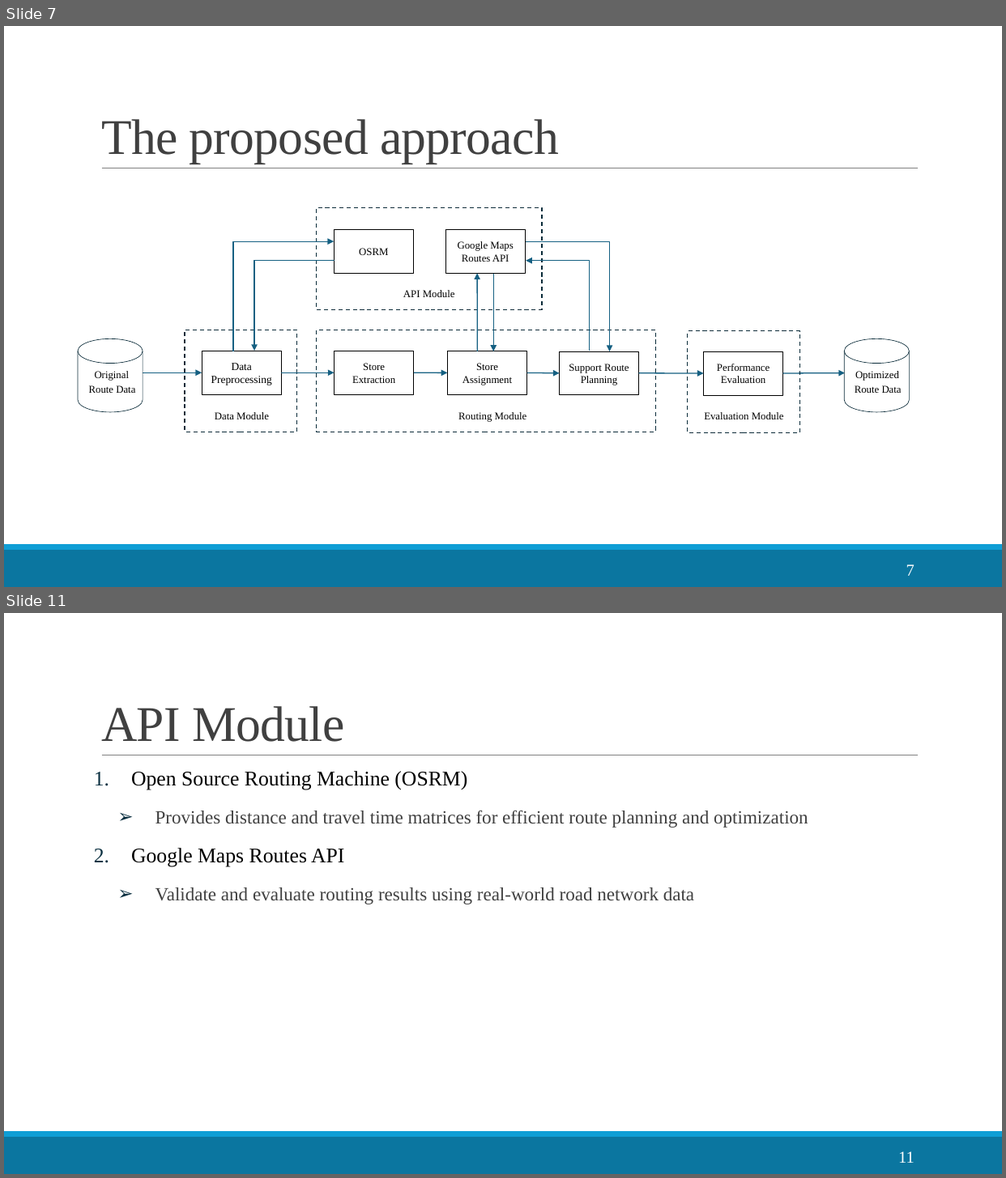
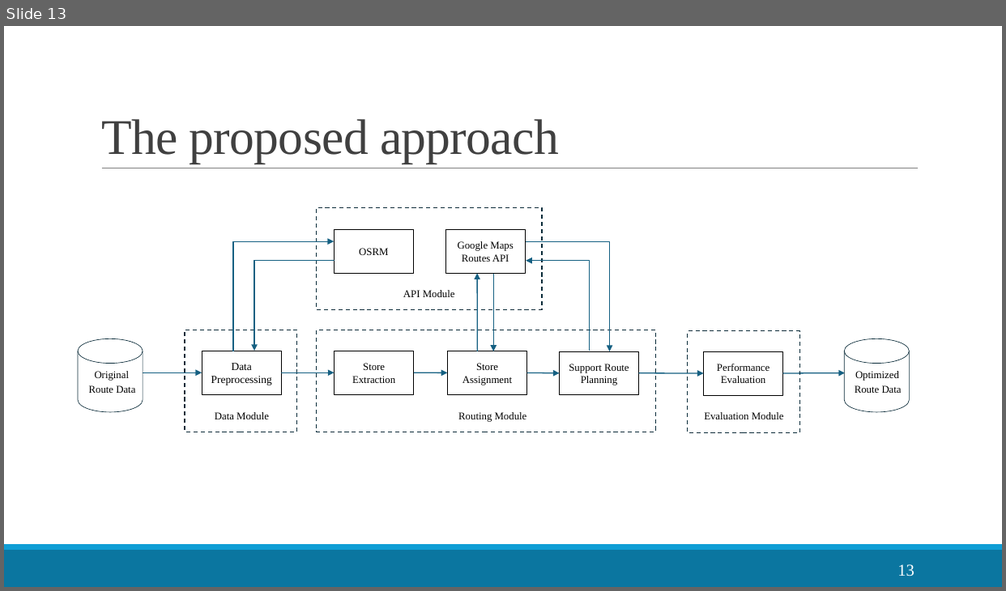
Before and after one commit to LloydGain/114_NTUT_Thesis, a slide deck: docs/thesis/114_楊宏傑_TCSE.pptx. Shown one above the other, each under a label of ours: slides 7 and 11 before the commit, slide 13 after it; the slides between them are not shown. The pictures are 1006x1178 and 1006x591 pixels, drawn with LibreOffice and Linux fonts; fonts in the diff are those of the drawing. Boxes give left, top, right and bottom in pixels: in the first picture for what was removed or moved away, otherwise in the second. Text is boxed around its words. In the diff, an @@ line names an element or a change of style, - is before the commit and + after.

```diff
--- a/docs/thesis/114_楊宏傑_TCSE.pptx
+++ b/docs/thesis/114_楊宏傑_TCSE.pptx
@@ slide 11 removed at [4,613,1002,1174], background #FFFFFF; not listed: 3 template elements that a slide beside it also shows @@
@@ title removed at [101,706,344,742] @@
-API Module
@@ text removed at [131,771,808,905] @@
-1. Open Source Routing Machine (OSRM)
-  ➢ Provides distance and travel time matrices for efficient route planning and optimization
-2. Google Maps Routes API
-  ➢ Validate and evaluate routing results using real-world road network data
@@ page number removed at [898,1152,914,1163] @@
-11
@@ what was slide 7 is now slide 13 @@
@@ page number at [897,565,914,577]: text changed @@
-7
+13
```
Also in this commit, not shown: 9 slides changed, 4 slides added, 11 other slides removed, 6 other files.
